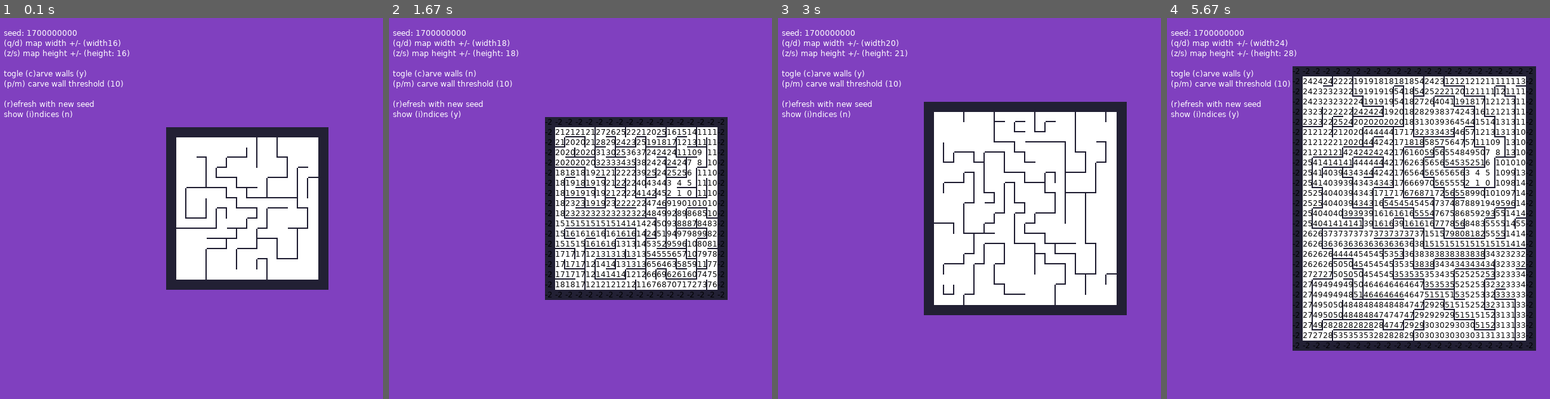
Above: before the commit, frames 1-4 (left to right).
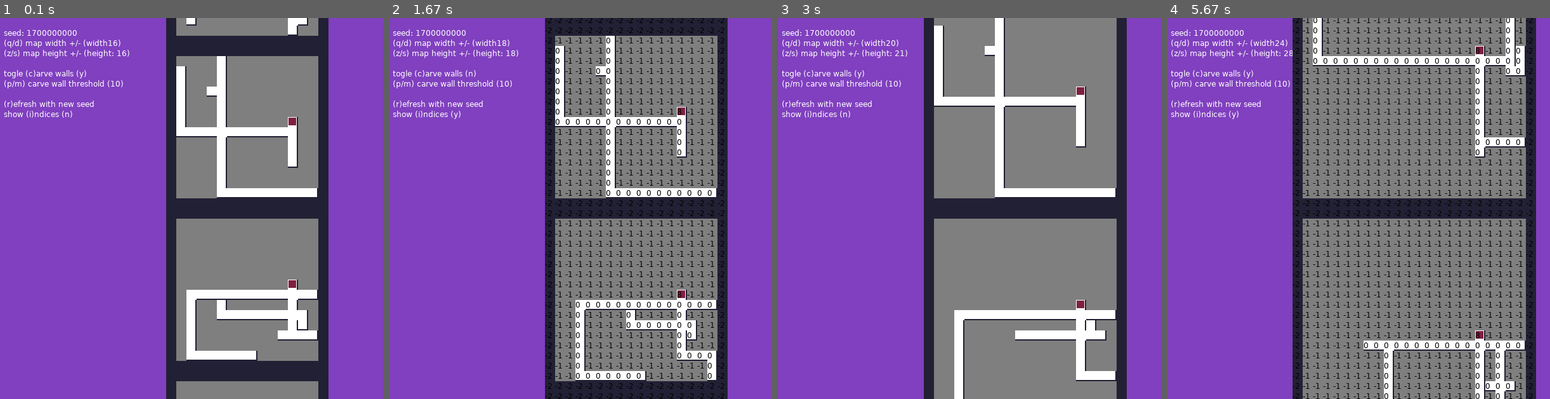
Above: after the commit, the same moments.

Repository: Gamabunta57/golf-lua
Game: LÖVE game, started from main.lua
The game is run twice, just before and just after one commit, with the same random seed, the same clock (stepped at 60 frames per second) and the same inputs.
Inputs:
- Up to frame 1 (0.1 s): no input
- Up to frame 2 (1.67 s): hold D 0.33-0.8 s; hold D 0.83-1.3 s; tap Z at 0.9, 1.2, 1.4 s; tap C at 0.98 s; hold S 1.33-1.63 s; tap I at 1.48 s
- Up to frame 3 (3 s): hold D 1.67-2.3 s; tap Z at 1.73, 2.03, 2.4, 2.8 s; hold S 2.33-2.7 s; tap C at 2.48 s; hold D from 2.73 s (still down); tap I at 2.88 s
- Up to frame 4 (5.67 s): tap Z at 3.1, 3.3, 3.6, 3.8, 4.13, 4.43, 5.2, 5.5 s; release D at 3.2 s; hold D 3.23-3.7 s; hold S 3.73-4.03 s; tap C at 3.88, 5.28 s; hold D 4.07-4.7 s; tap I at 4.22 s; hold D 5.13-5.6 s; hold D from 5.63 s (still down)

The runs differ from the first frame. In frame 1, 39% of the frame differs, in the area x 43-86%, y 0-100%; in frame 2, 43%; in frame 3, 48%; in frame 4, 57%, in the area x 32-97%, y 0-100%.

Commit message:
WIP

Diff:
--- a/main.lua
+++ b/main.lua
@@ -1,6 +1,6 @@
 require("src/core/prng")
 require("src/core/map")
-require("src/generator/mapGenerator")
+require("src/generator/mapGeneratorCorridorsAndRooms")
 
 local seed = os.time()
 ---@type Map
@@ -8,6 +8,8 @@
 local tileset = nil
 local quadSet = nil
 local tilesetCellSize = 16
+local elevatorCellPadding = 2
+local elevatorCellScale = (tilesetCellSize - elevatorCellPadding * 2) / tilesetCellSize
 
 ---@type MapGenerator
 local generator = nil
@@ -33,10 +35,10 @@
 ---run a map generation
 local function runGeneration()
     local rand = Prng:new(seed)
-    map = Map:new(mapWidth, mapHeight, 1)
-    generator = MapGenerator:new(rand, map, {shouldCarveRoom = shouldCarveRoom, roomThreshold = carveRoomThreshold})
+    map = Map:new(mapWidth, mapHeight, 4)
+    generator = MapGenerator:new(rand, map, {shouldCarveRoom = shouldCarveRoom, roomThreshold = carveRoomThreshold, corridorsStep = 12})
     generator:generate()
-    print(map)
+    -- print(map)
 end
 
 function love.load()
@@ -165,27 +167,38 @@
     end
 
     local i = 1
-    --for z=1, map.depth do
+    for z=1, map.depth do
         for y=1, map.height do
-            local posY = originY + ((y - 1) * tileSizePx) -- + ((z - 1) * tileSizePx * map.height)
+            local posY = originY + ((y - 1) * tileSizePx) + ((z - 1) * tileSizePx * map.height)
             for x=1, map.width do
                 local posX = originX + ((x - 1) * tileSizePx)
                 local mapCellReference = map.mapData[i].walls
                 local mapIndex = map.mapData[i].index
 
-                if mapCellReference == 9 then
-                    mapCellReference = 4
+                local cell = quadSet[mapCellReference + 1]
+
+                if mapIndex == Cell.CELL_UNWALKED then
+                    love.graphics.setColor(.5, .5, .5, 1)
+                    love.graphics.draw(tileset, quadSet[1], posX, posY)
+                    love.graphics.setColor(1, 1, 1, 1)
+                else
+                    love.graphics.draw(tileset, cell, posX, posY)
                 end
 
-                local cell = quadSet[mapCellReference + 1]
-                love.graphics.draw(tileset, cell, posX, posY)
+                if mapIndex == Cell.CELL_ELEVATOR then
+                    love.graphics.setColor(.5, .125, .25, 1)
+                    love.graphics.draw(tileset, quadSet[1], posX + 1, posY + 1, 0, elevatorCellScale)
+                    love.graphics.setColor(1, 1, 1, 1)
+                end
+
                 if shouldDisplayIndices then
                     love.graphics.setColor(0, 0, 0, 1)
                     love.graphics.print(mapIndex, posX, posY)
                     love.graphics.setColor(1, 1, 1, 1)
                 end
+
                 i = i + 1
             end
         end
-    --end
-end
+    end
+end
--- a/src/core/cell.lua
+++ b/src/core/cell.lua
@@ -7,9 +7,14 @@
     CELL_WALL_BOTTOM = 0x02,
     CELL_WALL_ALL = 0x03, -- CELL_WALL_RIGHT | CELL_WALL_BOTTOM
 
+    CELL_SURROUNDING_WALLS = 0x04, -- Should pick something else but matches the tileset
+
+    CELL_ELEVATOR = 0x08,
+
     -- minus numbers to block path
     CELL_WALL_BLOCKED = -2,
     CELL_UNWALKED = -1,
+
 }
 Cell.__index = Cell
 
--- a/src/core/map.lua
+++ b/src/core/map.lua
@@ -39,13 +39,15 @@
 ---@private
 function Map.getCharacter(walls)
     if walls == Cell.CELL_WALL_ALL then
-        return "/"
+        return "."
     elseif walls == Cell.CELL_WALL_RIGHT then
         return "|"
     elseif walls == Cell.CELL_WALL_BOTTOM then
         return "_"
     elseif walls == Cell.CELL_WALL_NONE then
         return " "
+    elseif walls == Cell.CELL_ELEVATOR then
+        return "E"
     else
         return "?"
     end
--- a/src/generator/mapGenerator.lua
+++ b/src/generator/mapGenerator.lua
@@ -11,6 +11,7 @@
 local defaultOptions = {
     roomThreshold = 10,
     shouldCarveRoom = true,
+    corridorsStep = 12
 }
 
 ---@ctor
@@ -50,8 +51,8 @@
             local index = floorBaseIndex + y * width
             self.map.mapData[index + 1].index = Cell.CELL_WALL_BLOCKED
             self.map.mapData[index + width].index = Cell.CELL_WALL_BLOCKED
-            self.map.mapData[index + 1].walls = 9
-            self.map.mapData[index + width].walls = 9
+            self.map.mapData[index + 1].walls = Cell.CELL_SURROUNDING_WALLS
+            self.map.mapData[index + width].walls = Cell.CELL_SURROUNDING_WALLS
         end
 
         -- setting top and bottom walls
@@ -59,8 +60,8 @@
             local index = floorBaseIndex + x
             self.map.mapData[index].index = Cell.CELL_WALL_BLOCKED
             self.map.mapData[index + lastTileRowStartIndex].index = Cell.CELL_WALL_BLOCKED
-            self.map.mapData[index].walls = 9
-            self.map.mapData[index + lastTileRowStartIndex].walls = 9
+            self.map.mapData[index].walls = Cell.CELL_SURROUNDING_WALLS
+            self.map.mapData[index + lastTileRowStartIndex].walls = Cell.CELL_SURROUNDING_WALLS
         end
     end
 end
@@ -162,28 +163,26 @@
         if #availableDirections == 0 then
             currentStackIndex = currentStackIndex - 1
             self:markCellAsBrowsed(currentMapIndex, tileWalkedCount)
-            goto continue
-        end
-
-        local directionIndex = self.prng:next(1, #availableDirections)
-        local nextIndex = availableDirections[directionIndex]
-        currentStackIndex = currentStackIndex + 1
-        indicesStack[currentStackIndex] = nextIndex[1]
-
-        if (nextIndex[2] == "top") then
-            self:removeWall(nextIndex[1], Cell.CELL_WALL_BOTTOM)
-        elseif nextIndex[2] == "right" then
-            self:removeWall(currentMapIndex, Cell.CELL_WALL_RIGHT)
-        elseif nextIndex[2] == "bottom" then
-            self:removeWall(currentMapIndex, Cell.CELL_WALL_BOTTOM)
-        elseif nextIndex[2] == "left" then
-            self:removeWall(nextIndex[1], Cell.CELL_WALL_RIGHT)
-        end
-
-        self:markCellAsBrowsed(currentMapIndex, tileWalkedCount)
-        tileWalkedCount = tileWalkedCount + 1
-
-        ::continue::
+        else
+            local directionIndex = self.prng:next(1, #availableDirections)
+            local nextIndex = availableDirections[directionIndex]
+            currentStackIndex = currentStackIndex + 1
+            indicesStack[currentStackIndex] = nextIndex[1]
+
+            if (nextIndex[2] == "top") then
+                self:removeWall(nextIndex[1], Cell.CELL_WALL_BOTTOM)
+            elseif nextIndex[2] == "right" then
+                self:removeWall(currentMapIndex, Cell.CELL_WALL_RIGHT)
+            elseif nextIndex[2] == "bottom" then
+                self:removeWall(currentMapIndex, Cell.CELL_WALL_BOTTOM)
+            elseif nextIndex[2] == "left" then
+                self:removeWall(nextIndex[1], Cell.CELL_WALL_RIGHT)
+            end
+
+            self:markCellAsBrowsed(currentMapIndex, tileWalkedCount)
+            tileWalkedCount = tileWalkedCount + 1
+
+        end
     end
 
     self:cleanMapBorder()
@@ -198,26 +197,25 @@
     for i = 1, #self.map.mapData do
         local cell = self.map.mapData[i]
 
-        if cell.index == -2 then goto continue end
-
-        local rightCell = self.map.mapData[i + rightCellOffset]
-        local bottomCell = self.map.mapData[i + bottomCellOffset]
-
-        if rightCell.index >= 0 then
-            local diff = math.abs(rightCell.index - cell.index)
-            if diff > 2 and diff <= roomThreshold then
-                self:removeWall(i, Cell.CELL_WALL_RIGHT)
+        if not cell.index == -2 then
+
+            local rightCell = self.map.mapData[i + rightCellOffset]
+            local bottomCell = self.map.mapData[i + bottomCellOffset]
+
+            if rightCell.index >= 0 then
+                local diff = math.abs(rightCell.index - cell.index)
+                if diff > 2 and diff <= roomThreshold then
+                    self:removeWall(i, Cell.CELL_WALL_RIGHT)
+                end
             end
-        end
-
-        if bottomCell.index >= 0 then
-            local diff = math.abs(bottomCell.index - cell.index)
-            if diff > 2 and diff <= roomThreshold then
-                self:removeWall(i, Cell.CELL_WALL_BOTTOM)
+
+            if bottomCell.index >= 0 then
+                local diff = math.abs(bottomCell.index - cell.index)
+                if diff > 2 and diff <= roomThreshold then
+                    self:removeWall(i, Cell.CELL_WALL_BOTTOM)
+                end
             end
         end
-
-        ::continue::
     end
 end
 
--- /dev/null
+++ b/src/generator/mapGeneratorCorridorsAndRooms.lua
@@ -0,0 +1,443 @@
+require("src/core/cell")
+require("src/core/prng")
+
+---@class MapGenerator
+---@field prng Prng
+---@field map Map
+---@field options {roomThreshold: number, shouldCarveRoom: boolean}
+MapGenerator = {}
+MapGenerator.__index = MapGenerator
+
+local DIRECTIONS = {
+    TOP = 1,
+    RIGHT = 2,
+    BOTTOM = 4,
+    LEFT = 8
+}
+
+local defaultOptions = {
+    roomThreshold = 10,
+    shouldCarveRoom = true,
+    corridorsStep = 12,
+}
+
+---@ctor
+---@param prng Prng
+---@param map Map
+---@param options [metatable]
+function MapGenerator:new(prng, map, options)
+    if not prng then error("prng parameter must be set") end
+    if not map then error("map parameter must be set") end
+
+    if not options then
+        options = defaultOptions
+    end
+
+    local o = {
+        prng = prng,
+        map = map,
+        options = options,
+    }
+
+    setmetatable(o, self)
+    return o
+end
+
+---Initialise the map by setting surrounding walls on all floors
+function MapGenerator:initialiseMap()
+    local depth = self.map.depth
+    local height = self.map.height
+    local width = self.map.width
+    local floorTileCount = height * width
+    local lastTileRowStartIndex = width * (height - 1)
+
+    for z=0, depth - 1 do
+        local floorBaseIndex = z * floorTileCount
+        -- setting left and right walls
+        for y=0, height -1 do
+            local index = floorBaseIndex + y * width
+            self.map.mapData[index + 1].index = Cell.CELL_WALL_BLOCKED
+            self.map.mapData[index + width].index = Cell.CELL_WALL_BLOCKED
+            self.map.mapData[index + 1].walls = Cell.CELL_SURROUNDING_WALLS
+            self.map.mapData[index + width].walls = Cell.CELL_SURROUNDING_WALLS
+        end
+
+        -- setting top and bottom walls
+        for x = 2, width - 1 do
+            local index = floorBaseIndex + x
+            self.map.mapData[index].index = Cell.CELL_WALL_BLOCKED
+            self.map.mapData[index + lastTileRowStartIndex].index = Cell.CELL_WALL_BLOCKED
+            self.map.mapData[index].walls = Cell.CELL_SURROUNDING_WALLS
+            self.map.mapData[index + lastTileRowStartIndex].walls = Cell.CELL_SURROUNDING_WALLS
+        end
+    end
+end
+
+---Returns an array of "directions"; a tuple of (mapsCellIndex, directionName)
+---@param mapCellIndex number the cell index on the map
+---@return metatable
+function MapGenerator:getAvailableDirections(mapCellIndex)
+    local map = self.map.mapData
+    local topCell = map[mapCellIndex - self.map.width]
+    local rightCell = map[mapCellIndex + 1]
+    local bottomCell = map[mapCellIndex + self.map.width]
+    local leftCell = map[mapCellIndex - 1]
+
+    local availableDirections = {}
+    if topCell.index == Cell.CELL_UNWALKED then
+        availableDirections[1] = {mapCellIndex - self.map.width, "top"}
+    end
+    if rightCell.index == Cell.CELL_UNWALKED then
+        availableDirections[#availableDirections + 1] = {mapCellIndex + 1, "right"}
+    end
+    if bottomCell.index == Cell.CELL_UNWALKED then
+        availableDirections[#availableDirections + 1] = {mapCellIndex + self.map.width, "bottom"}
+    end
+    if leftCell.index == Cell.CELL_UNWALKED then
+        availableDirections[#availableDirections + 1] = {mapCellIndex - 1, "left"}
+    end
+
+    return availableDirections
+end
+
+---Mark a cell as "browsed" or "walked" to avoid passing 2 times on the same cell
+---@param cellIndex number the index of the cell in the map
+---@param step number a number matching the step count made to reach it
+function MapGenerator:markCellAsBrowsed(cellIndex, step)
+    local cell = self.map.mapData[cellIndex]
+    if (cell.index < 0) then
+        cell.index = step
+    end
+end
+
+---Removes a wall on a given cell given the wall to remove
+---@param mapCellIndex number the index of the cell in the map where to run the operation
+---@param wallToRemove number the wall reference to remove
+function MapGenerator:removeWall(mapCellIndex, wallToRemove)
+    local mapCell = self.map.mapData[mapCellIndex]
+    local walls = mapCell.walls
+    if (wallToRemove == Cell.CELL_WALL_RIGHT) then
+        if walls == Cell.CELL_WALL_ALL or walls == Cell.CELL_WALL_RIGHT then
+            self.map.mapData[mapCellIndex].walls = self.map.mapData[mapCellIndex].walls - wallToRemove
+        end
+    end
+
+    if (wallToRemove == Cell.CELL_WALL_BOTTOM) then
+        if walls == Cell.CELL_WALL_ALL or walls == Cell.CELL_WALL_BOTTOM then
+            self.map.mapData[mapCellIndex].walls = self.map.mapData[mapCellIndex].walls - wallToRemove
+        end
+    end
+end
+
+---Removes the right walls and bottom walls on the right and bottom border of the map
+function MapGenerator:cleanMapBorder()
+    local depth = self.map.depth
+    local height = self.map.height
+    local width = self.map.width
+    local floorTileCount = height * width
+    local lastTileRowStartIndex = width * (height - 2)
+
+    for z=0, depth - 1 do
+        local floorBaseIndex = z * floorTileCount
+        -- cleaning right walls
+        for y=2, height - 1 do
+            local index = floorBaseIndex + y * width
+            self:removeWall(index - 1, Cell.CELL_WALL_RIGHT)
+        end
+
+        -- cleaning bottom walls
+        for x = 2, width - 1 do
+            local index = floorBaseIndex + x
+            self:removeWall(index + lastTileRowStartIndex, Cell.CELL_WALL_BOTTOM)
+        end
+    end
+end
+
+---Generate a maze in the map
+function MapGenerator:generateMaze()
+    local startingPointX = self.prng:next(2, self.map.width - 1)
+    local startingPointY = self.prng:next(2, self.map.height - 1)
+    local startingPoint = startingPointX + (startingPointY - 1) * self.map.width
+
+    local indicesStack = {startingPoint}
+    local currentStackIndex = 1
+    local tileWalkedCount = 0
+    self:markCellAsBrowsed(indicesStack[currentStackIndex], tileWalkedCount)
+    while currentStackIndex > 0 do
+        local currentMapIndex = indicesStack[currentStackIndex]
+        local availableDirections = self:getAvailableDirections(currentMapIndex)
+
+        if #availableDirections == 0 then
+            currentStackIndex = currentStackIndex - 1
+            self:markCellAsBrowsed(currentMapIndex, tileWalkedCount)
+        else
+            local directionIndex = self.prng:next(1, #availableDirections)
+            local nextIndex = availableDirections[directionIndex]
+            currentStackIndex = currentStackIndex + 1
+            indicesStack[currentStackIndex] = nextIndex[1]
+
+            if (nextIndex[2] == "top") then
+                self:removeWall(nextIndex[1], Cell.CELL_WALL_BOTTOM)
+            elseif nextIndex[2] == "right" then
+                self:removeWall(currentMapIndex, Cell.CELL_WALL_RIGHT)
+            elseif nextIndex[2] == "bottom" then
+                self:removeWall(currentMapIndex, Cell.CELL_WALL_BOTTOM)
+            elseif nextIndex[2] == "left" then
+                self:removeWall(nextIndex[1], Cell.CELL_WALL_RIGHT)
+            end
+
+            self:markCellAsBrowsed(currentMapIndex, tileWalkedCount)
+            tileWalkedCount = tileWalkedCount + 1
+
+        end
+    end
+
+    self:cleanMapBorder()
+end
+
+---Carves room in the map based on the indices of the map cells
+function MapGenerator:carveRooms()
+    local rightCellOffset = 1
+    local bottomCellOffset = self.map.width
+    local roomThreshold = self.options.roomThreshold
+
+    for i = 1, #self.map.mapData do
+        local cell = self.map.mapData[i]
+
+        if not cell.index == -2 then
+
+            local rightCell = self.map.mapData[i + rightCellOffset]
+            local bottomCell = self.map.mapData[i + bottomCellOffset]
+
+            if rightCell.index >= 0 then
+                local diff = math.abs(rightCell.index - cell.index)
+                if diff > 2 and diff <= roomThreshold then
+                    self:removeWall(i, Cell.CELL_WALL_RIGHT)
+                end
+            end
+
+            if bottomCell.index >= 0 then
+                local diff = math.abs(bottomCell.index - cell.index)
+                if diff > 2 and diff <= roomThreshold then
+                    self:removeWall(i, Cell.CELL_WALL_BOTTOM)
+                end
+            end
+        end
+    end
+end
+
+-- Places the elevator on random coordinates and returns it back
+function MapGenerator:placeElevator()
+    local minXCoord = 3
+    local minYCoord = 3
+    local maxXCoord = self.map.width - 2 -- at map.width there are walls and we keep 1 space to ease the algo
+    local maxYCoord = self.map.height - 3 -- at map.height there are walls and we need 1 space for a corridor start
+
+    local elevatorX = self.prng:next(minXCoord, maxXCoord)
+    local elevatorY = self.prng:next(minYCoord, maxYCoord)
+
+    local baseMapIndex = elevatorX + elevatorY * self.map.width
+    local floorIndexShift = self.map.width * self.map.height
+    for i = 1, self.map.depth do
+        local mapIndex = baseMapIndex + floorIndexShift * (i - 1)
+        self.map.mapData[mapIndex].index = Cell.CELL_ELEVATOR
+        self.map.mapData[mapIndex].walls = Cell.CELL_WALL_RIGHT
+    end
+
+    return baseMapIndex
+end
+
+function MapGenerator:getAvailableCellDirections(cell)
+    local directions = {}
+    local directionsDone = cell.directionsDone
+
+    if not directionsDone.TOP then
+        directions[1] = DIRECTIONS.TOP
+    end
+
+    if not directionsDone.RIGHT then
+        directions[#directions + 1] = DIRECTIONS.RIGHT
+    end
+
+    if not directionsDone.BOTTOM then
+        directions[#directions + 1] = DIRECTIONS.BOTTOM
+    end
+
+    if not directionsDone.LEFT then
+        directions[#directions + 1] = DIRECTIONS.LEFT
+    end
+
+    return directions
+end
+
+function MapGenerator:getDirectionMaxDistance(cell, directionStepOffset)
+    local isEndReached = false
+    local distance = 0
+    local currentCellMapIndex = cell.index
+
+    while not isEndReached do
+        local nextCell = self.map.mapData[currentCellMapIndex + directionStepOffset]
+        if nextCell.index == Cell.CELL_UNWALKED then
+            distance = distance + 1
+            currentCellMapIndex = currentCellMapIndex + directionStepOffset
+        else
+            isEndReached = true
+        end
+    end
+
+    return distance
+end
+
+function MapGenerator:markCellDirectionAsDone(cell, directionToGoTo)
+    if directionToGoTo == DIRECTIONS.TOP then
+        cell.directionsDone.TOP = true
+    elseif directionToGoTo == DIRECTIONS.RIGHT then
+        cell.directionsDone.RIGHT = true
+    elseif directionToGoTo == DIRECTIONS.BOTTOM then
+        cell.directionsDone.BOTTOM = true
+    else -- directionToGoTo == DIRECTIONS.LEFT
+        cell.directionsDone.TOP = true
+    end
+
+    self.map.mapData[cell.index].index = Cell.CELL_WALL_NONE
+end
+
+function MapGenerator:getDirectionStepOffset(directionToGoTo)
+    if directionToGoTo == DIRECTIONS.TOP then
+        return -self.map.width
+    elseif directionToGoTo == DIRECTIONS.RIGHT then
+        return 1
+    elseif directionToGoTo == DIRECTIONS.BOTTOM then
+        return self.map.width
+    else -- directionToGoTo == DIRECTIONS.LEFT
+        return -1
+    end
+end
+
+function MapGenerator:carveWallInDrection(cellIndex, nextCellIndex, directionToGoTo)
+    if directionToGoTo == DIRECTIONS.TOP then
+        self:removeWall(nextCellIndex, Cell.CELL_WALL_BOTTOM)
+    elseif directionToGoTo == DIRECTIONS.RIGHT then
+        self:removeWall(cellIndex, Cell.CELL_WALL_RIGHT)
+    elseif directionToGoTo == DIRECTIONS.BOTTOM then
+        self:removeWall(cellIndex, Cell.CELL_WALL_BOTTOM)
+    elseif directionToGoTo == DIRECTIONS.LEFT then
+        self:removeWall(nextCellIndex, Cell.CELL_WALL_RIGHT)
+    end
+    self.map.mapData[cellIndex].index = Cell.CELL_WALL_NONE
+    self.map.mapData[nextCellIndex].index = Cell.CELL_WALL_NONE
+end
+
+function MapGenerator:hasCellDirectionsLeft(cell)
+    local dir = cell.directionsDone
+    return not(dir.TOP and dir.RIGHT and dir.BOTTOM and dir.LEFT)
+end
+
+---carve the corridors in a given number of steps
+---@param elevatorMapIndex number
+function MapGenerator:carveCorridors(elevatorMapIndex)
+    local mapFloorSize = self.map.width * self.map.height
+    for z = 0, self.map.depth - 1 do
+        local startingPoint = elevatorMapIndex -- elevator tile
+          + (z * mapFloorSize) -- floor offset
+          + self.map.width -- next row (tile below the elevator tile)
+
+        local cellMapIndexStack = {
+            {
+                index = startingPoint,
+                directionsDone = {
+                    TOP = true,
+                    RIGHT = false,
+                    BOTTOM = false,
+                    LEFT = false,
+                }
+            },
+        }
+        local cellMapIndexStackCount = 1
+
+        local i = 1
+        local corridorStepsAreDone = false
+        while not corridorStepsAreDone do
+            print("Run corridor step: ", i)
+            if cellMapIndexStackCount == 0 then
+                print("something is getting wrong")
+            end
+
+            local availableCellsIndex = 1
+            if (cellMapIndexStackCount > 1) then
+                availableCellsIndex = self.prng:next(1, cellMapIndexStackCount)
+            end
+
+            local cell = cellMapIndexStack[availableCellsIndex]
+
+            local availableDirections = self:getAvailableCellDirections(cell)
+            local directionToGoTo = availableDirections[1]
+
+            if #availableDirections > 1 then
+                local dir = self.prng:next(1, #availableDirections);
+                directionToGoTo = availableDirections[dir]
+            end
+
+            local directionStepOffset = self:getDirectionStepOffset(directionToGoTo)
+            local maxDistance = self:getDirectionMaxDistance(cell, directionStepOffset)
+            if maxDistance == 0 then
+                -- cancel this step and retry
+                self:markCellDirectionAsDone(cell, directionToGoTo)
+                i = i - 1 -- risky, let's check that
+                -- continue loop
+            else
+                local distanceToCarve = 0
+                if (maxDistance == 1) then
+                    distanceToCarve = 1
+                else
+                    distanceToCarve = self.prng:next(1, maxDistance)
+                end
+
+
+                local currentCellIndexToCarve = cell.index
+                local nextCellIndexToCarve = cell.index + directionStepOffset
+                for j = 1, distanceToCarve do
+                    self:carveWallInDrection(currentCellIndexToCarve, nextCellIndexToCarve, directionToGoTo)
+                    currentCellIndexToCarve = nextCellIndexToCarve
+                    nextCellIndexToCarve = nextCellIndexToCarve + directionStepOffset
+                end
+
+                self:markCellDirectionAsDone(cell, directionToGoTo)
+                if (not self:hasCellDirectionsLeft(cell)) then
+                    -- remove current cell from stack as it's finished for this one
+                    cellMapIndexStack[availableCellsIndex] = cellMapIndexStack[cellMapIndexStackCount]
+                    cellMapIndexStackCount = cellMapIndexStackCount - 1
+                end
+
+                cellMapIndexStack[cellMapIndexStackCount + 1] = {
+                    index = cell.index + (distanceToCarve * directionStepOffset),
+                    directionsDone = {
+                        TOP = false,
+                        RIGHT = false,
+                        BOTTOM = false,
+                        LEFT = false,
+                    }
+                }
+                cellMapIndexStackCount = cellMapIndexStackCount + 1
+            end
+
+            i = i + 1
+
+            if i > self.options.corridorsStep then
+                corridorStepsAreDone = true
+            end
+        end
+    end
+end
+
+---Runs the map generation
+function MapGenerator:generate()
+    self:initialiseMap()
+    local elevatorMapIndex = self:placeElevator()
+    self:carveCorridors(elevatorMapIndex)
+    -- self:generateMaze()
+
+    if (self.options.shouldCarveRoom) then
+       -- self:carveRooms()
+    end
+end
